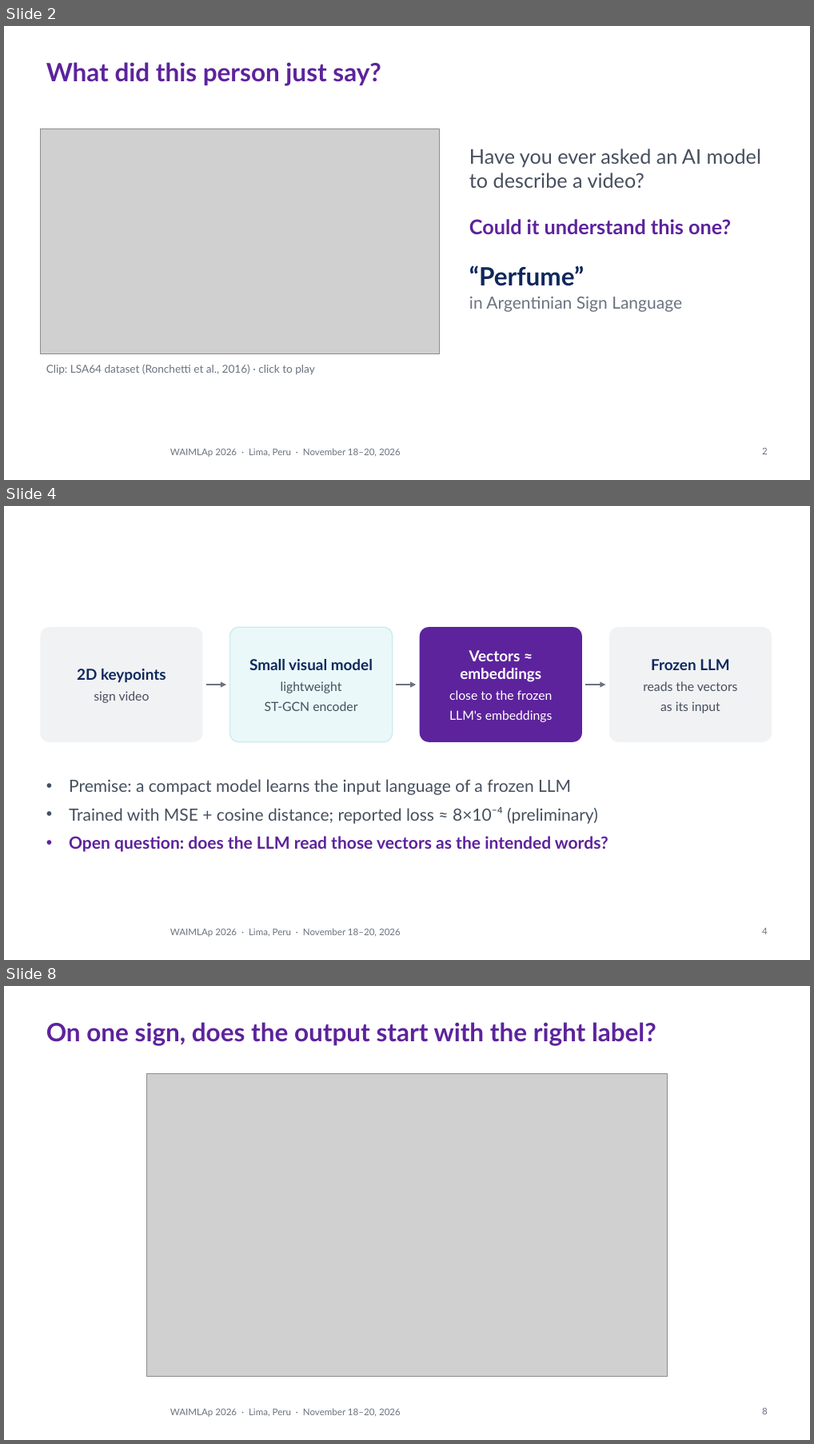
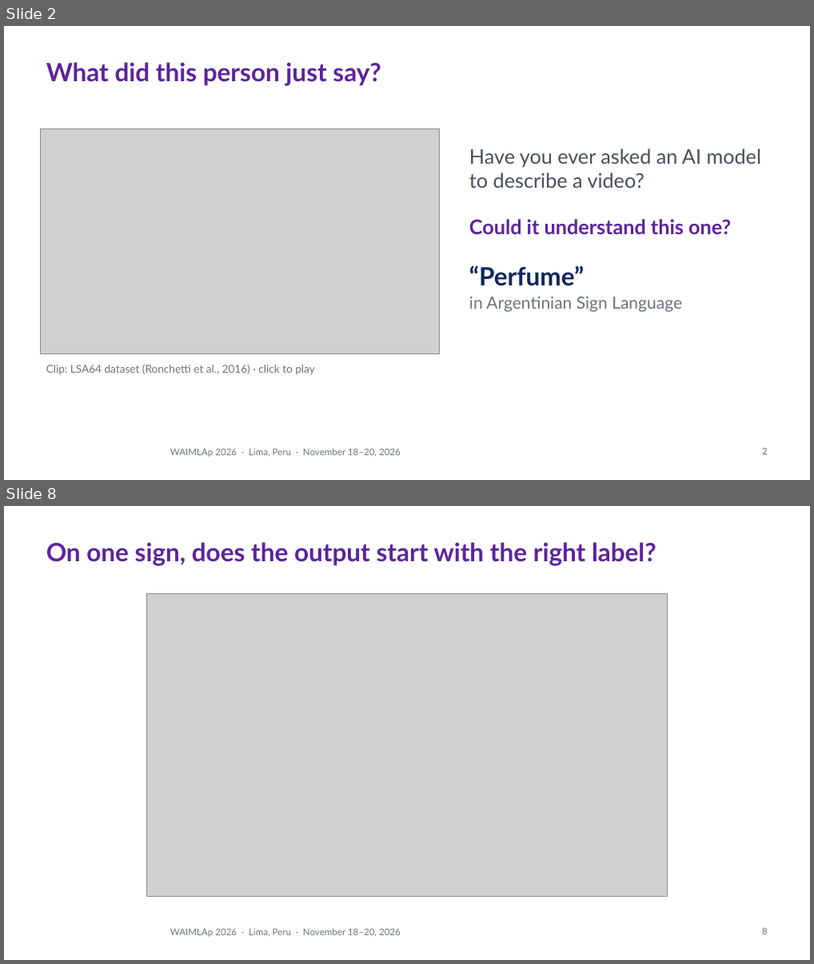
Before and after one commit to Percep3/Imitator, a slide deck: presentation/waimlap2026/imitator_waimlap2026.pptx. Shown one above the other, each under a label of ours: slides 2, 4 and 8 before the commit, slides 2 and 8 after it; the slides between them are not shown. The pictures are 814x1444 and 814x964 pixels, drawn with LibreOffice and Linux fonts; fonts in the diff are those of the drawing; grey boxes stand for pictures; background and template pictures are left out. Boxes give left, top, right and bottom in pixels: in the first picture for what was removed or moved away, otherwise in the second. Text is boxed around its words. In the diff, an @@ line names an element or a change of style, - is before the commit and + after.

```diff
--- a/presentation/waimlap2026/imitator_waimlap2026.pptx
+++ b/presentation/waimlap2026/imitator_waimlap2026.pptx
@@ slide 4 removed at [4, 506, 810, 960], background #FFFFFF; not listed: 1 template element that a slide beside it also shows @@
@@ rounded rectangle removed at [40, 627, 203, 742] @@
-2D keypoints
-sign video
@@ rounded rectangle removed at [230, 627, 393, 742] @@
-Small visual model
-lightweight
-ST-GCN encoder
@@ rounded rectangle removed at [420, 627, 583, 742] @@
-Vectors ≈ embeddings
-close to the frozen
-LLM's embeddings
@@ rounded rectangle removed at [610, 627, 772, 742] @@
-Frozen LLM
-reads the vectors
-as its input
@@ arrow removed from (206, 684) to (226, 684) @@
@@ arrow removed from (396, 684) to (417, 684) @@
@@ arrow removed from (586, 684) to (606, 684) @@
@@ text removed at [69, 779, 609, 852] @@
-• Premise: a compact model learns the input language of a frozen LLM
-• Trained with MSE + cosine distance; reported loss ≈ 8×10⁻⁴ (preliminary)
-• Open question: does the LLM read those vectors as the intended words?
@@ page number removed at [762, 928, 768, 934] @@
-4
```
Also in this commit, not shown: 4 slides changed, 1 slide added, 3 other files.
